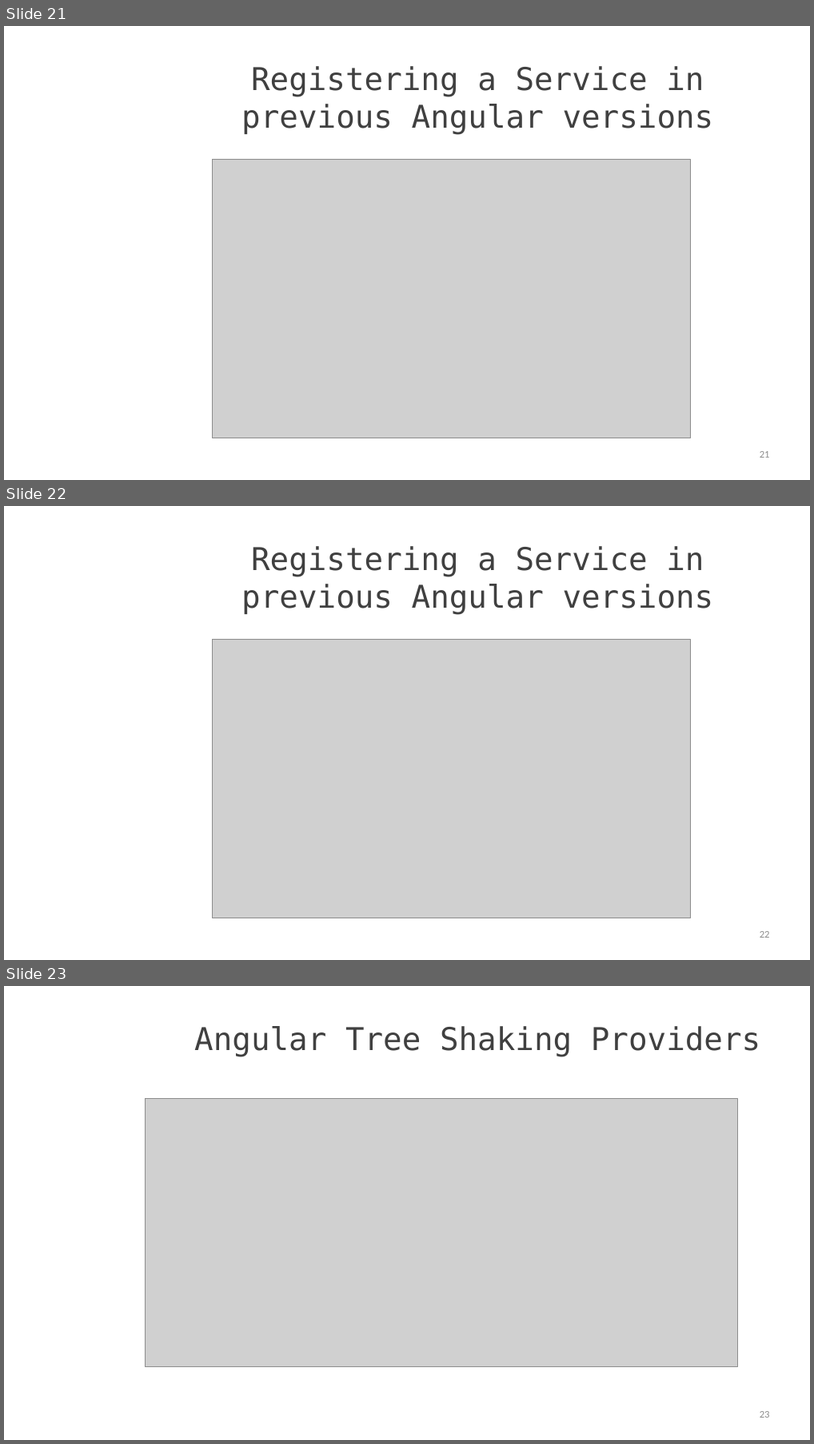
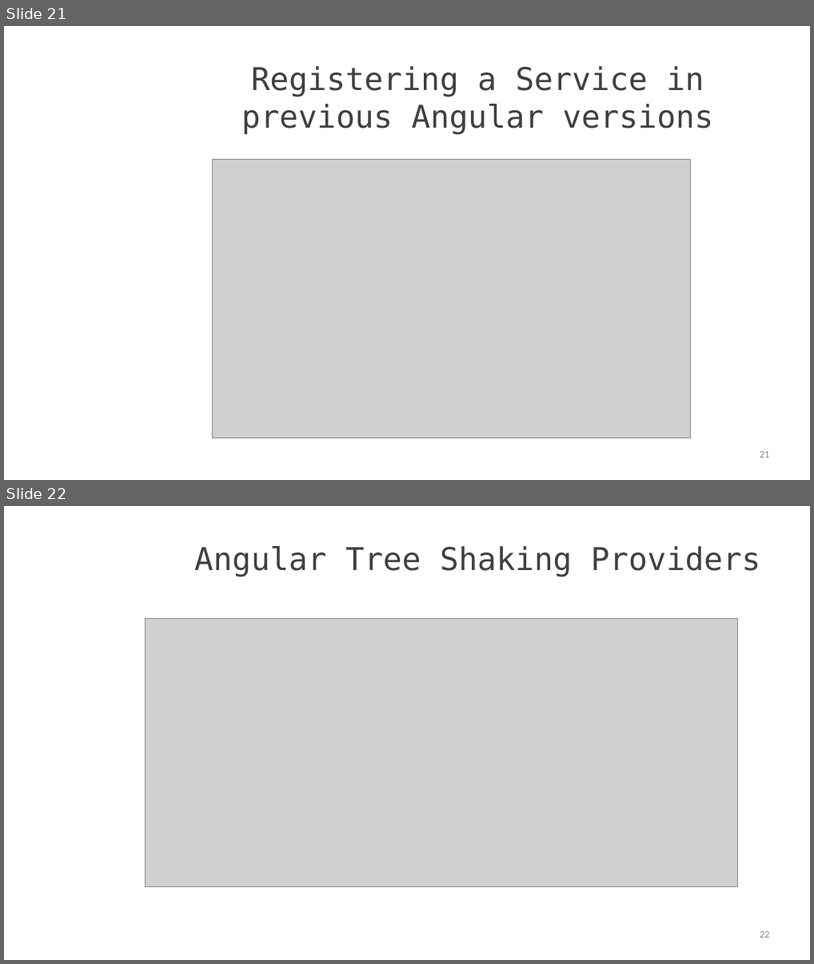
Before and after one commit to StevenJoseph19/Coforge-Angular14-July-2023, a slide deck: Day 7/Slides/14. Building, Testing, and Deploying with the CLI/building-testing-and-deploying-with-the-cli-slides.pptx. Shown one above the other, each under a label of ours: slides 21, 22 and 23 before the commit, slides 21 and 22 after it. The pictures are 814x1444 and 814x964 pixels, drawn with LibreOffice and Linux fonts; fonts in the diff are those of the drawing; grey boxes stand for pictures. Boxes give left, top, right and bottom in pixels: in the first picture for what was removed or moved away, otherwise in the second. Text is boxed around its words. In the diff, an @@ line names an element or a change of style, - is before the commit and + after.

```diff
--- a/Day 7/Slides/14. Building, Testing, and Deploying with the CLI/building-testing-and-deploying-with-the-cli-slides.pptx
+++ b/Day 7/Slides/14. Building, Testing, and Deploying with the CLI/building-testing-and-deploying-with-the-cli-slides.pptx
@@ slide 22 removed at (x1=4, y1=506, x2=810, y2=960), background #FFFFFF @@
@@ title removed at (x1=242, y1=546, x2=714, y2=615) @@
-Registering a Service in previous Angular versions
@@ picture removed at (x1=213, y1=639, x2=690, y2=917) @@
@@ page number removed at (x1=760, y1=931, x2=770, y2=937) @@
-22
@@ what was slide 23 is now slide 22 @@
```
Also in this commit, not shown: 5 other files.
